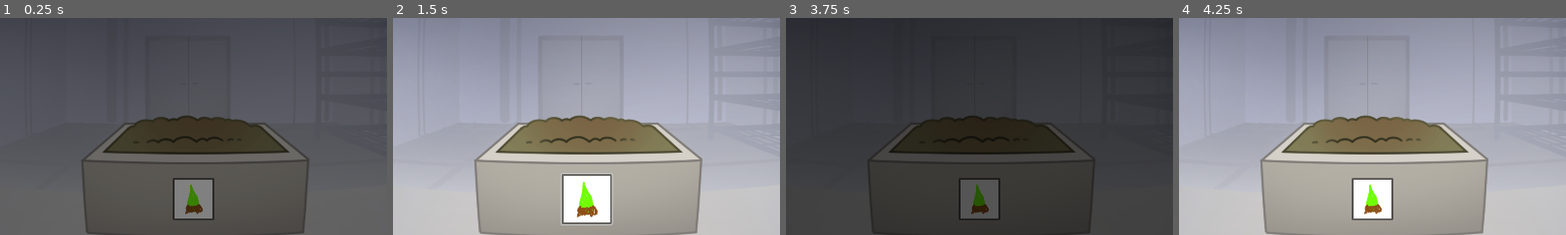
Above: before the commit, frames 1-4 (left to right).
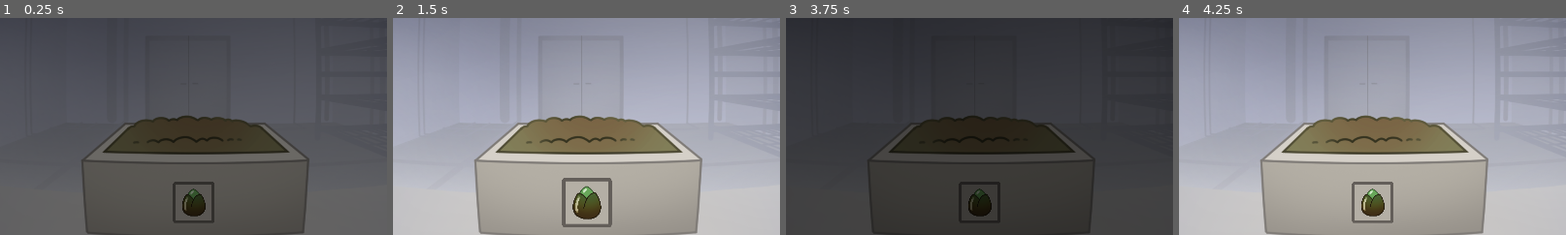
Above: after the commit, the same moments.

Repository: gringames/fem-devs-jam-24
Game: Godot game, scene res://menus/main_menu.tscn
Same seed, same stepped clock (60 frames per second), same inputs: the game is played once before the commit and once after it. Sound files missing from this copy of the repository are replaced by a short silence.
Inputs (mouse positions are % of the whole screen's width and height, from its top left; square brackets give the same spot before the commit, where the layout moved):
- Up to frame 1 (0.25 s): no input
- Up to frame 2 (1.5 s): click (51, 79) [51, 78] at 0.5 s; click (51, 79) [51, 78] at 1.25 s
- Up to frame 3 (3.75 s): click (51, 79) [51, 78] at 2 s; click "Credits" at 2.75 s; click "Main Menu" at 3.5 s
- Up to frame 4 (4.25 s): no input
The pictures show only the part of the screen within x 26-76%, y 37-86%; the shares and areas given below are measured in that part.

The runs differ from the first frame. In frame 1, 2.0% of the frame differs, in the area x 44-56%, y 73-95%; in frame 2, 3.2%, in the area x 43-57%, y 71-97%; in frame 3, 1.8%; in frame 4, 2.1%.

Commit message:
add main menu seed button

Diff:
--- a/femdevsjam24/Game/game.tscn
+++ b/femdevsjam24/Game/game.tscn
@@ -200,20 +200,21 @@
 [node name="TaskButtons" type="Node" parent="."]
 
 [node name="TrimButton" type="Button" parent="TaskButtons"]
-anchors_preset = -1
-anchor_left = 0.5
-anchor_top = 0.5
-anchor_right = 0.5
-anchor_bottom = 0.5
-offset_left = -143.0
-offset_top = 221.0
-offset_right = 51.0
-offset_bottom = 415.0
-grow_horizontal = 2
-grow_vertical = 2
-scale = Vector2(0.5, 0.5)
-pivot_offset = Vector2(94, 94)
+anchors_preset = 8
+anchor_left = 0.5
+anchor_top = 0.5
+anchor_right = 0.5
+anchor_bottom = 0.5
+offset_left = -568.0
+offset_top = -204.0
+offset_right = 466.0
+offset_bottom = 830.0
+grow_horizontal = 2
+grow_vertical = 2
+scale = Vector2(0.095, 0.095)
+pivot_offset = Vector2(517, 517)
 icon = ExtResource("39_wrh6l")
+flat = true
 
 [node name="ScalableButton" parent="TaskButtons/TrimButton" instance=ExtResource("40_j07nt")]
 change_pivot = false
@@ -224,15 +225,16 @@
 anchor_top = 0.5
 anchor_right = 0.5
 anchor_bottom = 0.5
-offset_left = -15.0
-offset_top = 221.0
-offset_right = 180.0
-offset_bottom = 416.0
-grow_horizontal = 2
-grow_vertical = 2
-scale = Vector2(0.5, 0.5)
-pivot_offset = Vector2(94, 94)
+offset_left = -440.0
+offset_top = -204.0
+offset_right = 594.0
+offset_bottom = 830.0
+grow_horizontal = 2
+grow_vertical = 2
+scale = Vector2(0.095, 0.095)
+pivot_offset = Vector2(517, 517)
 icon = ExtResource("41_x8kcw")
+flat = true
 
 [node name="ScalableButton" parent="TaskButtons/FeedButton" instance=ExtResource("40_j07nt")]
 change_pivot = false
@@ -243,15 +245,16 @@
 anchor_top = 0.5
 anchor_right = 0.5
 anchor_bottom = 0.5
-offset_left = 113.0
-offset_top = 221.0
-offset_right = 308.0
-offset_bottom = 416.0
-grow_horizontal = 2
-grow_vertical = 2
-scale = Vector2(0.5, 0.5)
-pivot_offset = Vector2(94, 94)
+offset_left = -312.0
+offset_top = -204.0
+offset_right = 722.0
+offset_bottom = 830.0
+grow_horizontal = 2
+grow_vertical = 2
+scale = Vector2(0.095, 0.095)
+pivot_offset = Vector2(517, 517)
 icon = ExtResource("42_mi6es")
+flat = true
 
 [node name="ScalableButton" parent="TaskButtons/CheckTempButton" instance=ExtResource("40_j07nt")]
 change_pivot = false
@@ -262,15 +265,16 @@
 anchor_top = 0.5
 anchor_right = 0.5
 anchor_bottom = 0.5
-offset_left = -271.0
-offset_top = 221.0
-offset_right = -76.0
-offset_bottom = 416.0
-grow_horizontal = 2
-grow_vertical = 2
-scale = Vector2(0.5, 0.5)
-pivot_offset = Vector2(94, 94)
+offset_left = -696.0
+offset_top = -204.0
+offset_right = 338.0
+offset_bottom = 830.0
+grow_horizontal = 2
+grow_vertical = 2
+scale = Vector2(0.095, 0.095)
+pivot_offset = Vector2(517, 517)
 icon = ExtResource("43_6e85m")
+flat = true
 
 [node name="ScalableButton" parent="TaskButtons/WaterButton" instance=ExtResource("40_j07nt")]
 position = Vector2(-1026.39, -291.37)
--- a/femdevsjam24/menus/main_menu_pot.tscn
+++ b/femdevsjam24/menus/main_menu_pot.tscn
@@ -2,7 +2,7 @@
 
 [ext_resource type="Texture2D" uid="uid://bel1dyr6sigsc" path="res://Art/Plant/0_Pot_Dry.png" id="1_oq6ly"]
 [ext_resource type="Script" path="res://menus/fade_to_game.gd" id="2_fy5wt"]
-[ext_resource type="Texture2D" uid="uid://cj05jjcoa7byn" path="res://Art/Mock/seed_btn.png" id="3_246f8"]
+[ext_resource type="Texture2D" uid="uid://dloqx57iqd710" path="res://Art/ButtonImages/seed_button_icon.png" id="3_8tiob"]
 [ext_resource type="PackedScene" uid="uid://bi7dw5pgb1mgr" path="res://Buttons/scalable_button.tscn" id="4_6hj0n"]
 
 [node name="0PotDry2" type="Sprite2D"]
@@ -11,11 +11,15 @@
 script = ExtResource("2_fy5wt")
 
 [node name="Button" type="Button" parent="."]
-offset_left = -56.0
-offset_top = 264.0
-offset_right = 48.0
-offset_bottom = 368.0
-icon = ExtResource("3_246f8")
+offset_left = -520.0
+offset_top = -192.0
+offset_right = 514.0
+offset_bottom = 842.0
+scale = Vector2(0.1, 0.1)
+pivot_offset = Vector2(517, 517)
+icon = ExtResource("3_8tiob")
+flat = true
 
 [node name="ScalableButton" parent="Button" instance=ExtResource("4_6hj0n")]
 position = Vector2(56, -264)
+change_pivot = false
Binary file changed: femdevsjam24/Art/ButtonImages/feed_button_icon.png
Binary file added: femdevsjam24/Art/ButtonImages/seed_button_icon.png
Not shown, added: femdevsjam24/Art/ButtonImages/seed_button_icon.png.import
Binary file changed: femdevsjam24/Art/ButtonImages/temp_button_icon.png
Binary file changed: femdevsjam24/Art/ButtonImages/trim_button_icon.png
Binary file changed: femdevsjam24/Art/ButtonImages/water_button_icon.png
